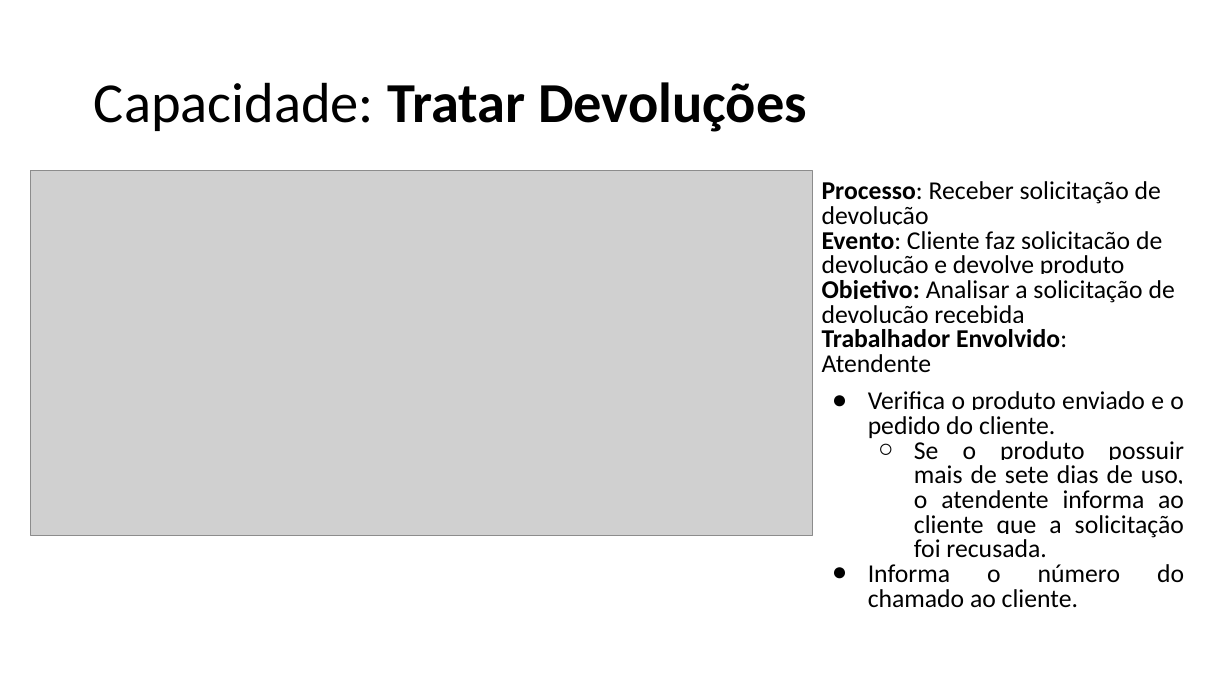
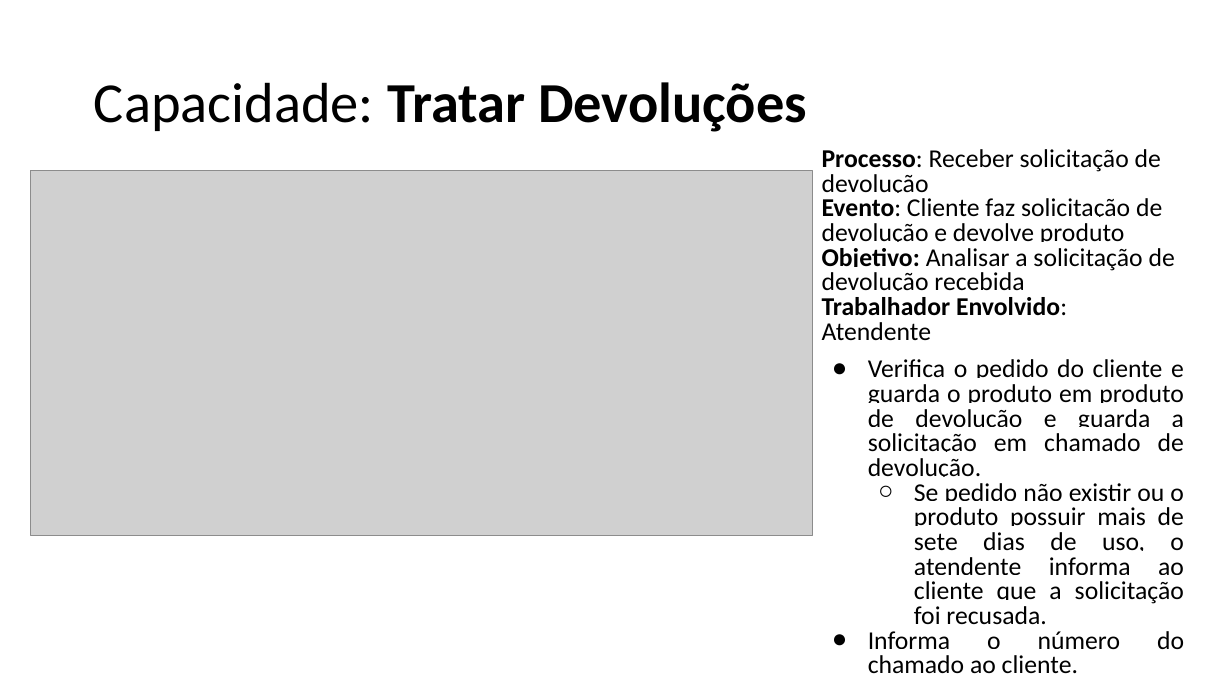
Before and after one commit to emersonsoaresdasilva/projeto-ope, a slide deck: slide 12 of 18-Descrição dos Processos de Negócio.pptx. Drawn at 1232x693 pixels with LibreOffice and Linux fonts; fonts in the diff are those of the drawing; grey boxes stand for pictures. Boxes give left, top, right and bottom in pixels: in the first picture for what was removed or moved away, otherwise in the second. Text is boxed around its words. In the diff, an @@ line names an element or a change of style, - is before the commit and + after.

```diff
--- a/18-Descrição dos Processos de Negócio.pptx
+++ b/18-Descrição dos Processos de Negócio.pptx
@@ text "Processo: Receber solicitação de devolução": place and size @@
-text "Processo: Receber solicitação de devolução" at (822, 181, 1184, 608)
+text "Processo: Receber solicitação de devolução" at (822, 149, 1184, 674)
@@ text at (868, 359, 1184, 625): text changed @@
-● Verifica o produto enviado e o pedido do cliente.
-  ○ Se o produto possuir mais de sete dias de uso, o atendente informa ao cliente que a solicitação foi recusada.
+● Verifica o pedido do cliente e guarda o produto em produto de devolução e guarda a solicitação em chamado de devolução.
+  ○ Se pedido não existir ou o produto possuir mais de sete dias de uso, o atendente informa ao cliente que a solicitação foi recusada.
```
Also in this commit, not shown: 22 other slides changed, 13 other files.
